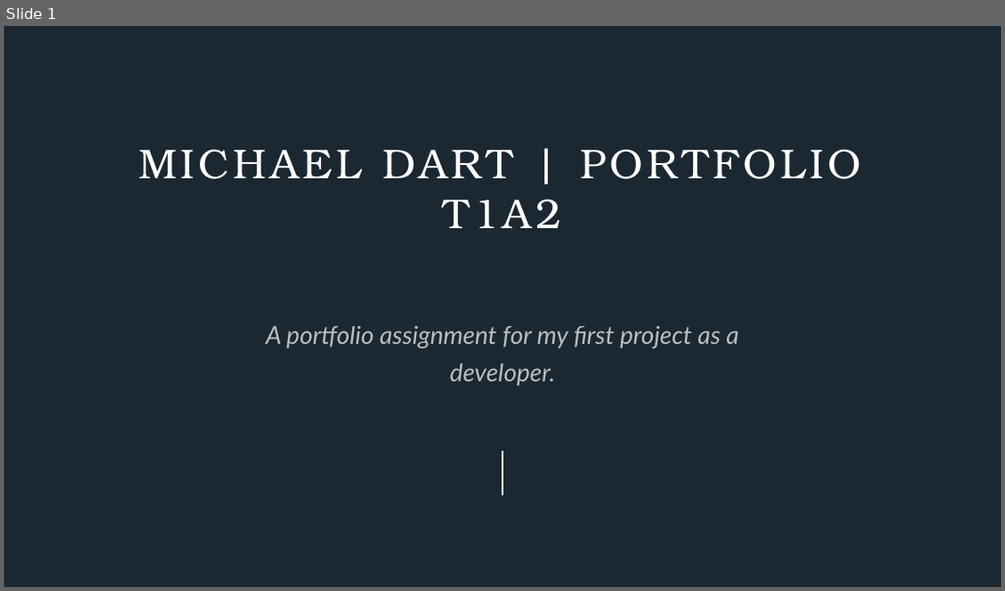
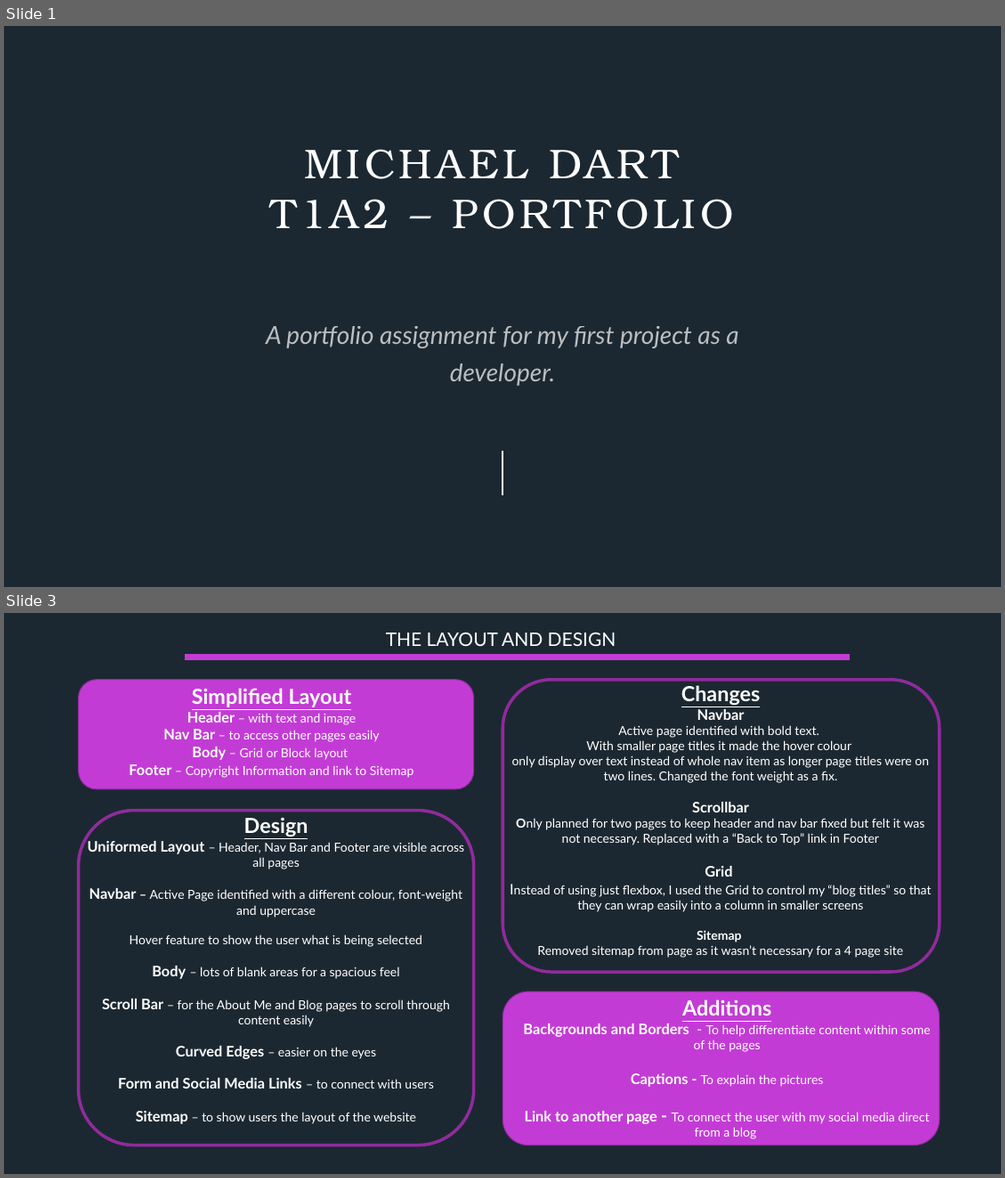
Before and after one commit to mdart86/Portfolio_Website, a slide deck: Michael-Dart_T1A2 Slidedeck.pptx. Shown one above the other, each under a label of ours: slide 1 before the commit, slides 1 and 3 after it; the slides between them are not shown. The pictures are 1005x591 and 1005x1178 pixels, drawn with LibreOffice and Linux fonts; fonts in the diff are those of the drawing. Boxes give left, top, right and bottom in pixels: in the first picture for what was removed or moved away, otherwise in the second. Text is boxed around its words. In the diff, an @@ line names an element or a change of style, - is before the commit and + after.

```diff
--- a/Michael-Dart_T1A2 Slidedeck.pptx
+++ b/Michael-Dart_T1A2 Slidedeck.pptx
@@ slide 3 added at [4, 613, 1001, 1174], background #1C2831 @@
@@ text added at [386, 632, 616, 646], 18 pt, text #FFFFFF @@
+THE LAYOUT AND DESIGN
@@ line added from (185, 657) to (850, 657), #C33BD5 6 pt @@
@@ rounded rectangle added at [79, 680, 474, 789], fill #C33BD5, outline #902C9E 0.85 pt @@
@@ text added at [129, 688, 414, 778], 12 pt, text #FFFFFF @@
+Simplified Layout
+Header – with text and image
+Nav Bar – to access other pages easily
+Body – Grid or Block layout
+Footer – Copyright Information and link to Sitemap
@@ rounded rectangle added at [502, 680, 939, 972], outline #902C9E 3 pt @@
@@ text added at [512, 685, 931, 957], 12 pt, text #FFFFFF @@
+Changes
+Navbar
+Active page identified with bold text.
+With smaller page titles it made the hover colour
+only display over text instead of whole nav item as longer page titles were on two lines. Changed the font weight as a fix.
+Scrollbar
+Only planned for two pages to keep header and nav bar fixed but felt it was not necessary. Replaced with a “Back to Top” link in Footer
+Grid
+Instead of using just flexbox, I used the Grid to control my “blog titles” so that they can wrap easily into a column in smaller screens
+Sitemap
+Removed sitemap from page as it wasn’t necessary for a 4 page site
@@ rounded rectangle added at [79, 811, 474, 1145], outline #902C9E 3 pt @@
@@ text added at [88, 817, 464, 1124], 12 pt, text #FFFFFF @@
+Design
+Uniformed Layout – Header, Nav Bar and Footer are visible across all pages
+Navbar – Active Page identified with a different colour, font-weight and uppercase
+Hover feature to show the user what is being selected
+Body – lots of blank areas for a spacious feel
+Scroll Bar – for the About Me and Blog pages to scroll through content easily
+Curved Edges – easier on the eyes
+Form and Social Media Links – to connect with users
+Sitemap – to show users the layout of the website
@@ rounded rectangle added at [502, 991, 939, 1144], fill #C33BD5, outline #902C9E 0.85 pt @@
@@ text added at [523, 999, 930, 1139], 12 pt, text #FFFFFF @@
+Additions
+Backgrounds and Borders - To help differentiate content within some of the pages
+Captions - To explain the pictures
+Link to another page - To connect the user with my social media direct from a blog
@@ slide 1 changed as well @@
@@ title at [271, 149, 527, 228]: text changed @@
-MICHAEL DART | PORTFOLIO
-T1A2
+MICHAEL DART
+T1A2 – PORTFOLIO
```
Also in this commit, not shown: 1 other slide changed, 7 other slides added, 2 slides removed, 5 other files.
